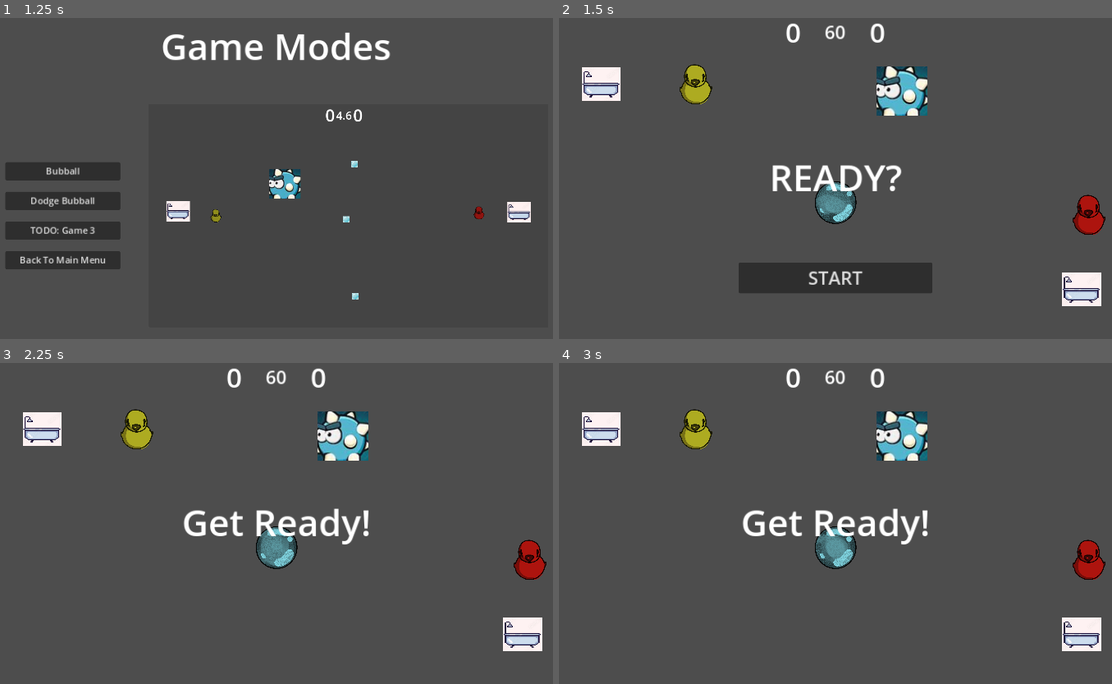
Above: before the commit, frames 1-4 (two rows, left to right).
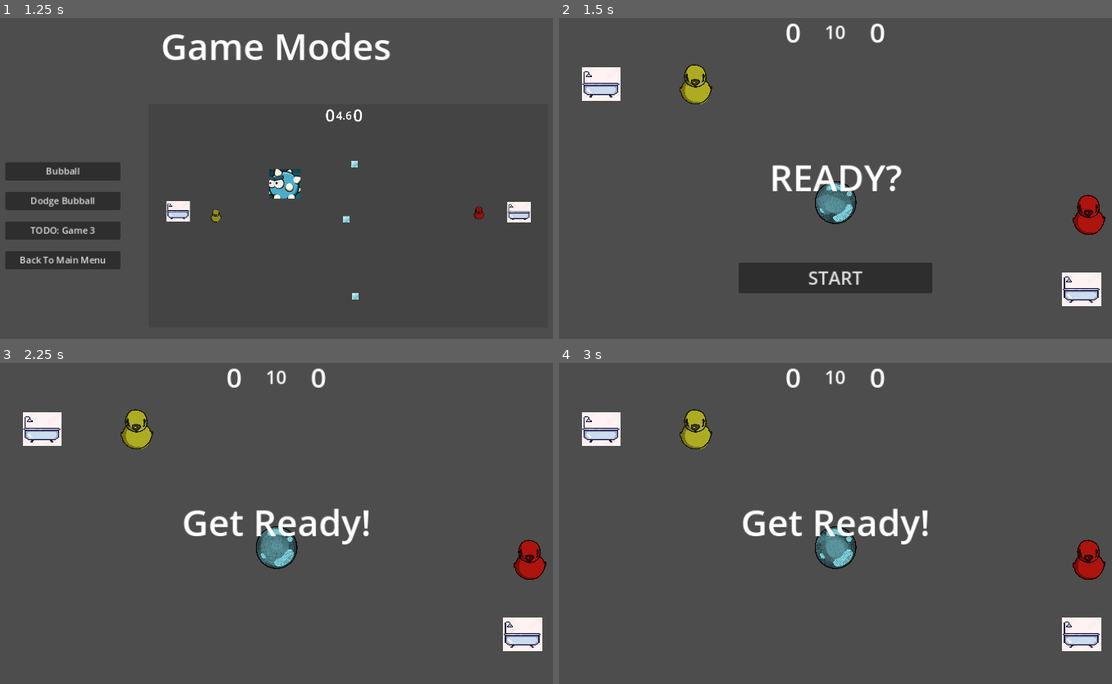
Above: after the commit, the same moments.

Repository: pmaitland/GGJ2025
Game: Godot game, scene res://scenes/MainScreen.tscn
Two runs of this game, one before a commit and one after it. Both use one fixed random seed, a clock stepped at 60 frames per second and the inputs below.
Inputs:
- Up to frame 1 (1.25 s): click "Game Mode" at 0.5 s
- Up to frame 2 (1.5 s): click "Bubball" at 1.25 s
- Up to frame 3 (2.25 s): click "START" at 2 s
- Up to frame 4 (3 s): no input

Frame 1 is identical in both runs. In frame 2, 1.4% of the frame differs, in the area x 48-67%, y 2-31%; in frame 3, 1.4%; in frame 4, 1.4%.

Commit message:
fix spawning

Diff:
--- a/ggj25/scenes/bubbal_game.tscn
+++ b/ggj25/scenes/bubbal_game.tscn
@@ -1,13 +1,12 @@
-[gd_scene load_steps=10 format=3 uid="uid://bxcpb31qgji08"]
+[gd_scene load_steps=9 format=3 uid="uid://bxcpb31qgji08"]
 
 [ext_resource type="PackedScene" uid="uid://bnfisykkl2cb6" path="res://scenes/duck.tscn" id="1_40w4y"]
 [ext_resource type="Script" path="res://scripts/bubball.gd" id="1_pxbye"]
 [ext_resource type="PackedScene" uid="uid://c1jn5x64l5q8v" path="res://scenes/bubble.tscn" id="2_lkvlj"]
 [ext_resource type="PackedScene" uid="uid://bioxevgxmkxd5" path="res://scenes/Goal.tscn" id="4_mjrpk"]
-[ext_resource type="PackedScene" path="res://scenes/Bubball_HUD.tscn" id="5_q1ckn"]
+[ext_resource type="PackedScene" uid="uid://crq1dv00bhbu4" path="res://scenes/Bubball_HUD.tscn" id="5_q1ckn"]
 [ext_resource type="PackedScene" uid="uid://bqxe56iguvs7r" path="res://scenes/BubbleSpawner.tscn" id="7_onqcw"]
 [ext_resource type="AudioStream" uid="uid://ob8hhxoeng52" path="res://sounds/bathtime.wav" id="7_u18ih"]
-[ext_resource type="PackedScene" uid="uid://uw7eanu26b61" path="res://scenes/Obstacle.tscn" id="8_mrirq"]
 
 [sub_resource type="WorldBoundaryShape2D" id="WorldBoundaryShape2D_u41tq"]
 distance = 30.25
@@ -87,9 +86,6 @@
 [node name="BubbleSpawner" parent="." instance=ExtResource("7_onqcw")]
 position = Vector2(476, 313)
 
-[node name="Obstacle" parent="." instance=ExtResource("8_mrirq")]
-position = Vector2(593, 115)
-
 [connection signal="bubble_collected" from="RightGoal" to="." method="_on_right_goal_bubble_collected"]
 [connection signal="start_game" from="Hud" to="." method="_on_hud_start_game"]
 [connection signal="bubble_collected" from="LeftGoal" to="." method="_on_left_goal_bubble_collected"]
--- a/ggj25/scripts/bubball.gd
+++ b/ggj25/scripts/bubball.gd
@@ -4,7 +4,7 @@
 @onready var hud: Hud = $Hud
 @onready var bubble_spawner: BubbleSpawner = $BubbleSpawner
 
-const GAME_TIME = 60
+const GAME_TIME = 10#60
 var started = false
 
 var left_team_score = 0
--- a/ggj25/scripts/bubble.gd
+++ b/ggj25/scripts/bubble.gd
@@ -27,6 +27,7 @@
 
 func pop():
 	animated_sprite_2d.play("pop")
+	set_collision_layer_value(2, false)
 	velocity = Vector2.ZERO
 	await get_tree().create_timer(5.0).timeout
 	queue_free()
--- a/ggj25/scripts/bubble_spawner.gd
+++ b/ggj25/scripts/bubble_spawner.gd
@@ -10,8 +10,7 @@
 
 func spawn_bubble():
 	var bubble: Bubble = bubble_scene.instantiate()
-	bubble.position = global_position
-	get_tree().root.add_child(bubble)
+	add_child(bubble)
 
 
 func _ready() -> void:
--- a/ggj25/scripts/duck.gd
+++ b/ggj25/scripts/duck.gd
@@ -76,7 +76,7 @@
 
 
 	if is_controller():
-		if Input.get_joy_axis(player_id, JOY_AXIS_TRIGGER_RIGHT) > 0.3:
+		if Input.get_joy_axis(player_id, JOY_AXIS_TRIGGER_RIGHT) > 0.3 or Input.is_joy_button_pressed(player_id, JOY_BUTTON_B):
 			blow()
 	else:
 		if Input.is_action_pressed("p%s_blow" % player_id):
--- a/ggj25/scripts/hud.gd
+++ b/ggj25/scripts/hud.gd
@@ -98,7 +98,7 @@
 
 
 func _on_retry_button_pressed() -> void:
-	get_tree().reload_current_scene()
+	get_tree().change_scene_to_file("res://scenes/bubbal_game.tscn")
 
 
 func _on_controls_pressed() -> void:
Not shown: 1 places in ggj25/scenes/GameModeSelection.tscn that only renumber resources
